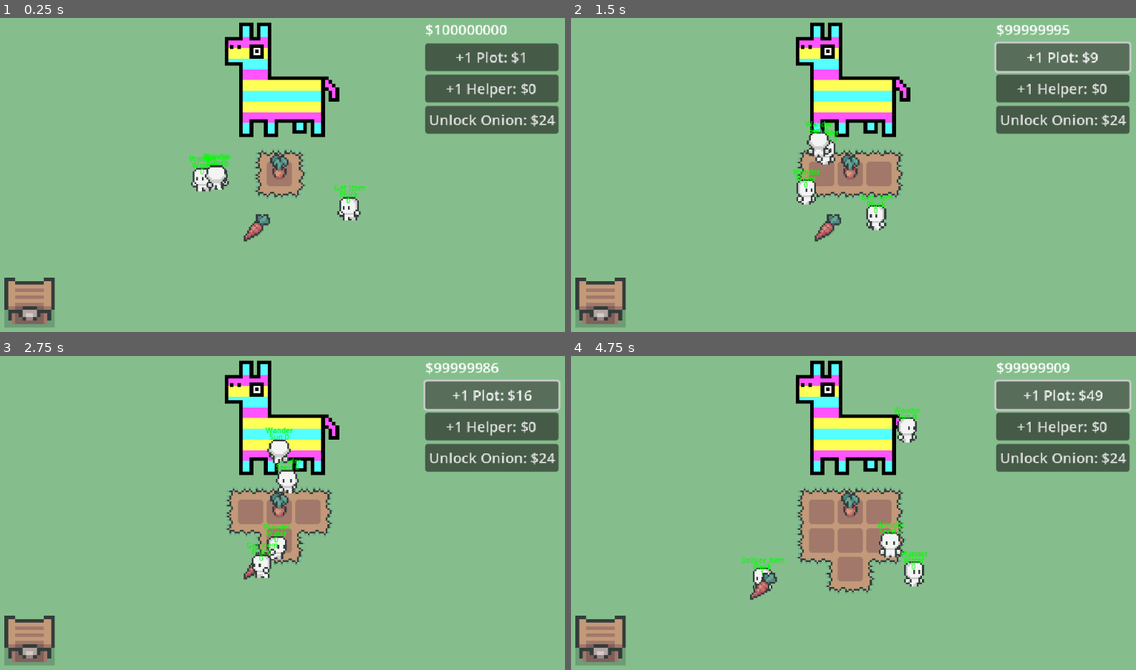
Above: before the commit, frames 1-4 (two rows, left to right).
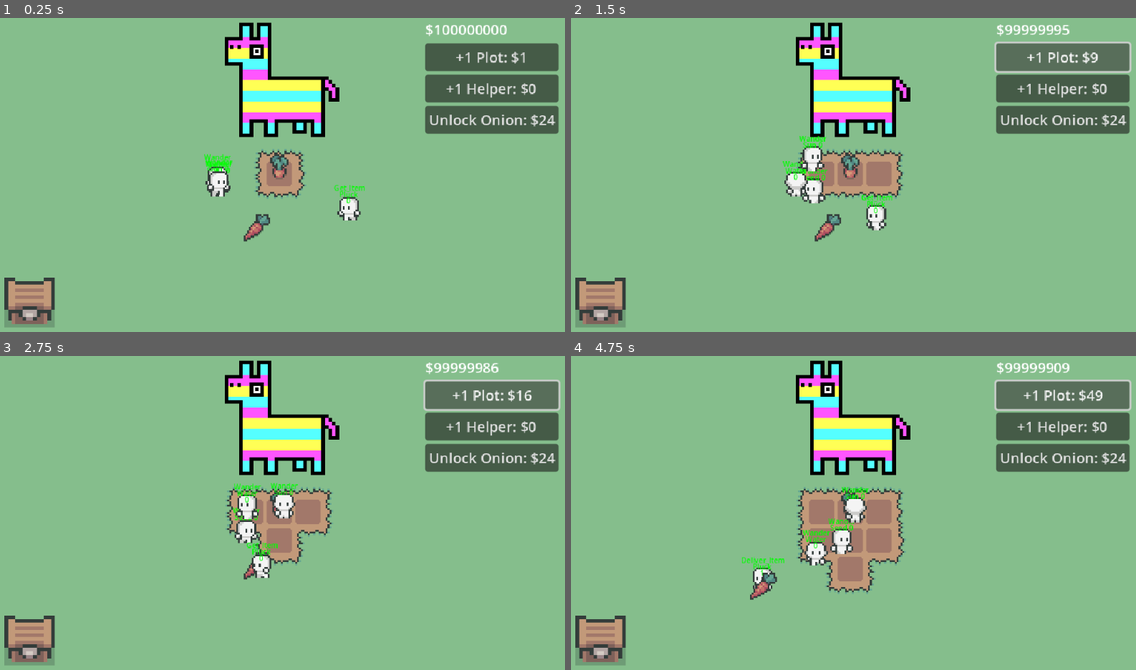
Above: after the commit, the same moments.

Repository: eric-marsh/farminata
Game: Godot game, scene res://scene/scene_switcher.tscn
The game is run twice, just before and just after one commit, with the same random seed, the same clock (stepped at 60 frames per second) and the same inputs. Sound files missing from this copy of the repository are replaced by a short silence.
Inputs:
- Up to frame 1 (0.25 s): no input
- Up to frame 2 (1.5 s): click "+1 Plot: $1" at 0.5 s; click "+1 Plot: $4" at 1.25 s
- Up to frame 3 (2.75 s): click "+1 Plot: $9" at 2 s
- Up to frame 4 (4.75 s): click "+1 Plot: $16" at 2.75 s; click "+1 Plot: $25" at 3.5 s; click "+1 Plot: $36" at 4.25 s

The runs differ from the first frame. In frame 1, 0.6% of the frame differs, in the area x 33-42%, y 43-57%; in frame 2, 1.3%; in frame 3, 1.9%; in frame 4, 2.1%, in the area x 40-64%, y 16-74%.

Commit message:
faster helper updates

Diff:
--- a/script/helper.gd
+++ b/script/helper.gd
@@ -42,7 +42,7 @@
 		set_state(Enum.Helper_State.Idle)
 		return
 
-	if state == Enum.Helper_State.Idle and Globals.Main and Globals.Main.global_timer % 20 == 0:
+	if state == Enum.Helper_State.Wander and Globals.Main and Globals.Main.global_timer % 20 == 0:
 		check_for_tasks_to_do()
 
 	if Debug.DEBUG_SHOW_HELPER_STATE:
